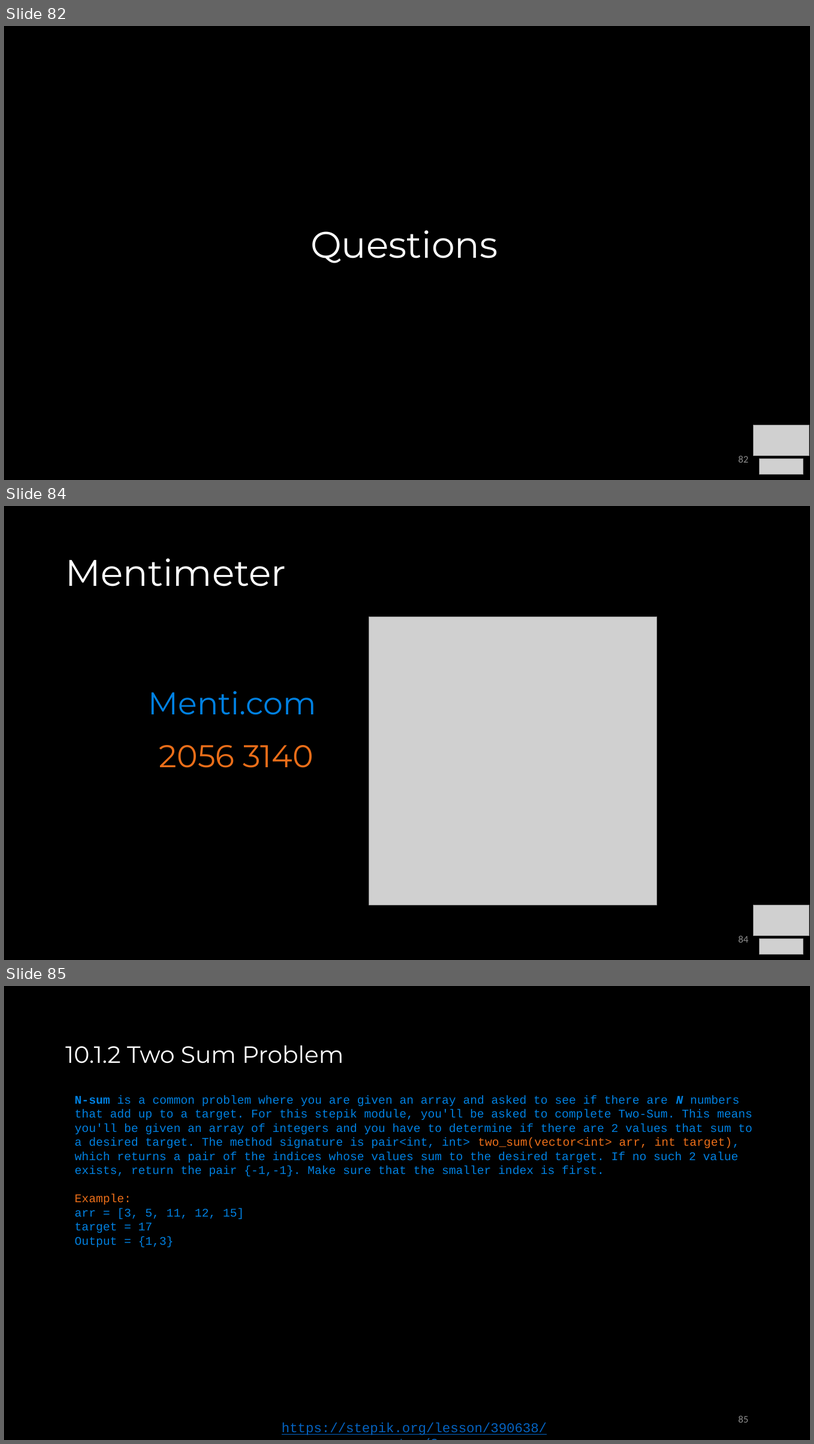
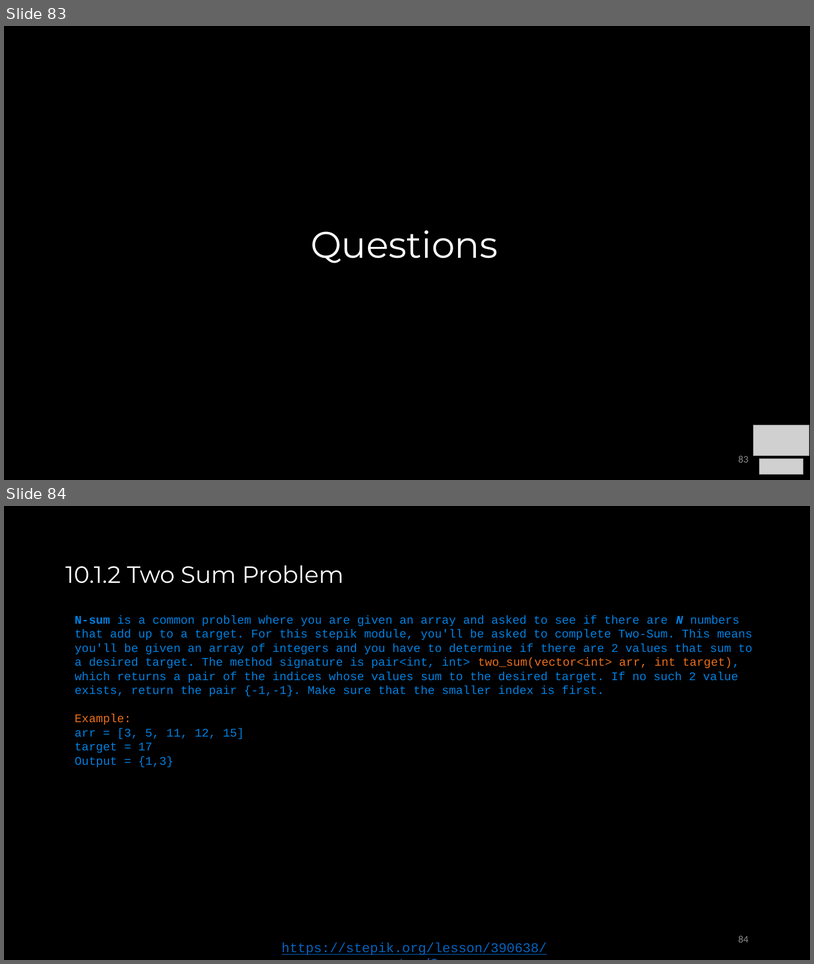
Before and after one commit to COP3530/Instructional-Content, a slide deck: Slides/Slides-PPT/7 - Sets, Maps, HashTables.pptx. Shown one above the other, each under a label of ours: slides 82, 84 and 85 before the commit, slides 83 and 84 after it; the slides between them are not shown. The pictures are 814x1444 and 814x964 pixels, drawn with LibreOffice and Linux fonts; fonts in the diff are those of the drawing; grey boxes stand for pictures. Boxes give left, top, right and bottom in pixels: in the first picture for what was removed or moved away, otherwise in the second. Text is boxed around its words. In the diff, an @@ line names an element or a change of style, - is before the commit and + after.

```diff
--- a/Slides/Slides-PPT/7 - Sets, Maps, HashTables.pptx
+++ b/Slides/Slides-PPT/7 - Sets, Maps, HashTables.pptx
@@ slide 84 removed at bbox=[4, 506, 810, 960], background #000000 @@
@@ title removed at bbox=[65, 558, 286, 586] @@
-Mentimeter
@@ picture removed at bbox=[369, 617, 657, 904] @@
@@ text removed at bbox=[148, 691, 316, 768] @@
-Menti.com
-2056 3140
@@ picture removed at bbox=[754, 904, 810, 936] @@
@@ page number removed at bbox=[738, 935, 749, 942] @@
-84
@@ picture removed at bbox=[759, 939, 804, 954] @@
@@ what was slide 82 is now slide 83 @@
@@ page number at bbox=[738, 455, 749, 462]: text changed @@
-82
+83
@@ what was slide 85 is now slide 84 @@
@@ page number at bbox=[738, 935, 749, 942]: text changed @@
-85
+84
```
Also in this commit, not shown: 6 slides changed, 1 other file.
